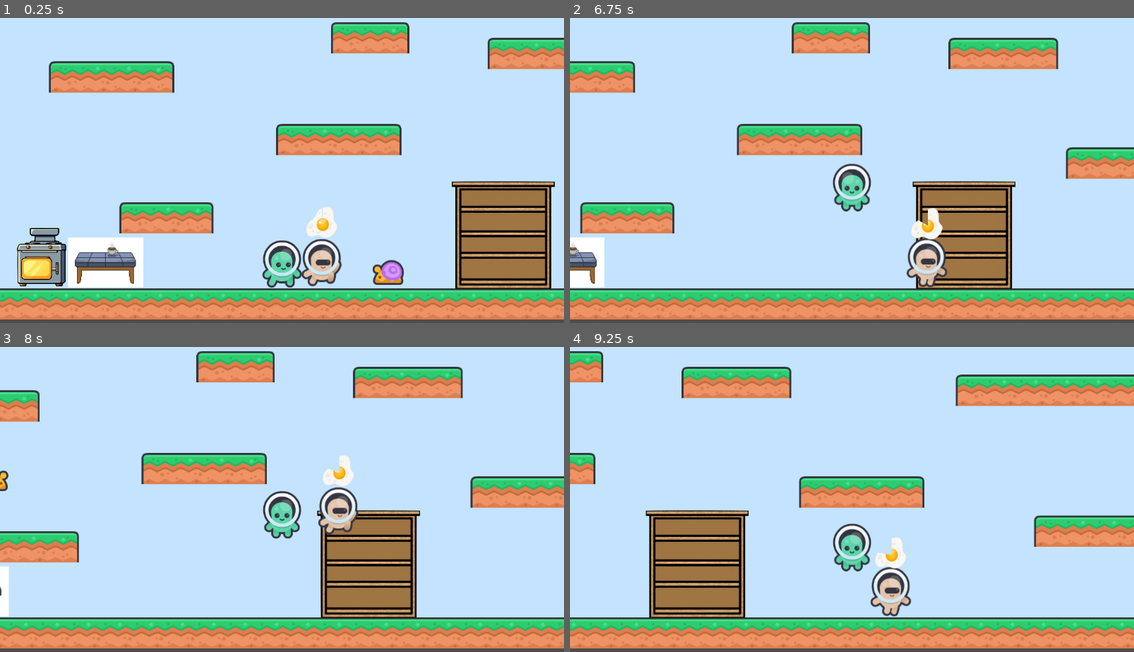
Above: before the commit, frames 1-4 (two rows, left to right).
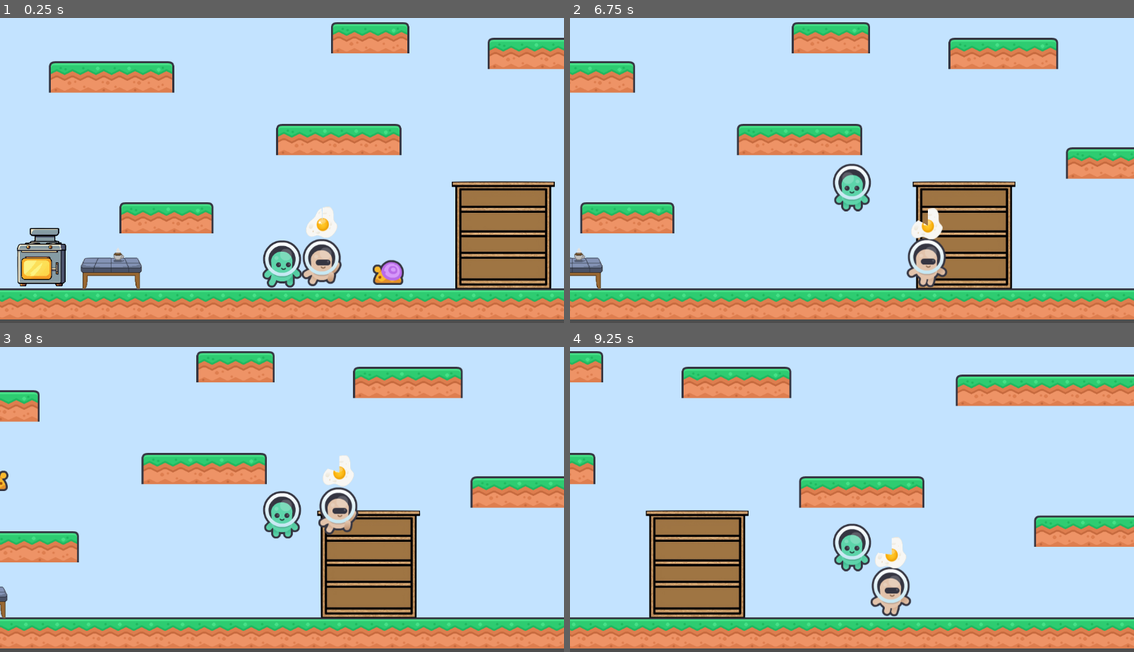
Above: after the commit, the same moments.

Repository: Lea-poh/WhiskTaker
Game: Godot game, scene res://Main.tscn
Two runs of this game, one before a commit and one after it. Both use one fixed random seed, a clock stepped at 60 frames per second and the inputs below. Sound files missing from this copy of the repository are replaced by a short silence.
Inputs:
- Up to frame 1 (0.25 s): no input
- Up to frame 2 (6.75 s): tap Enter (ui_accept) at 0.5, 0.77, 1.52, 3.02, 3.77, 4.52, 6.02 s; hold Right (ui_right) 0.53-2.03 s; hold Left (ui_left) 2.03-2.78 s; hold Right (ui_right) 2.78-4.28 s; hold Left (ui_left) 4.28-5.03 s; hold Right (ui_right) 5.03-5.78 s; hold Left (ui_left) from 5.78 s (still down)
- Up to frame 3 (8 s): tap Enter (ui_accept) at 6.77, 7.52 s; release Left (ui_left) at 7.28 s; hold Right (ui_right) from 7.28 s (still down)
- Up to frame 4 (9.25 s): keep holding Right (ui_right); tap Enter (ui_accept) at 9.02 s

The runs differ from the first frame. In frame 1, 2.1% of the frame differs, in the area x 12-26%, y 71-89%; in frame 2, 1.0%; in frame 3, 0.3%; in frame 4, nothing differs.

Commit message:
music playing

Diff:
--- a/Customer.gd
+++ b/Customer.gd
@@ -77,6 +77,10 @@
 	var remaining = clamp((wait_time - wait_elapsed) / wait_time, 0.0, 1.0)
 	wait_bar.value = remaining * 100
 
+	if wait_elapsed >= wait_time:
+		print("😠 Customer left unhappy...")
+		leave_unhappy()
+
 
 func _on_area_2d_area_entered(area):
 	if area.is_in_group("player"):
@@ -90,3 +94,8 @@
 	$AnimatedSprite2D.play("happy")
 	await get_tree().create_timer(2).timeout
 	queue_free()  # Customer leaves
+
+func leave_unhappy():
+	# $AnimatedSprite2D.play("angry")  # Optional: play an "angry" or "leave" animation
+	# await get_tree().create_timer(2).timeout  # Let animation play
+	queue_free()
--- a/Main.tscn
+++ b/Main.tscn
@@ -270,10 +270,11 @@
 position = Vector2(-887, -135)
 
 [node name="Table" parent="." instance=ExtResource("9_0usx5")]
-position = Vector2(-756, -124)
+position = Vector2(-744, -113)
 
 [node name="Customer" parent="." instance=ExtResource("10_8h2at")]
 position = Vector2(-254, -98)
 
 [node name="Music" type="AudioStreamPlayer" parent="."]
 stream = ExtResource("11_vc8w6")
+autoplay = true
Binary file changed: assets/misc/table.png
Not shown, changed: assets/.DS_Store
